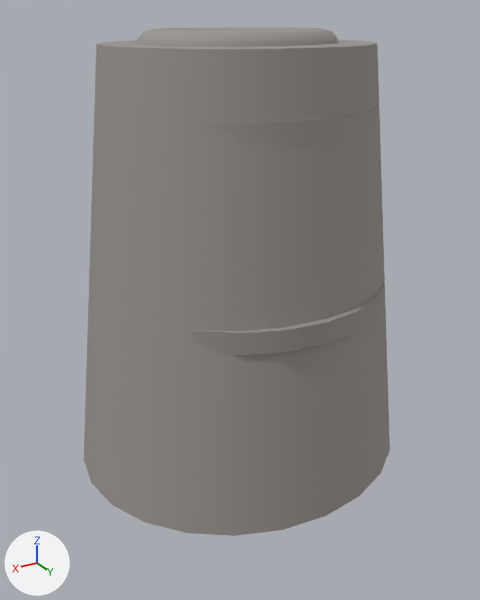
A saved change to the glTF model SeatAtTheTable/public/assets/world/people/person-parts.glb.
The view is the same before and after, from a 50 mm lens placed at (14.3, 23.8, 10.0), pointed at (0.7, 1.2, -1.3). The lights are fixed; the arrows at lower left show +X, +Y and +Z. The older version comes first. Where no turn or scale is listed for an object, it has been applied to the vertices.

In view in the first picture: 'part-top__hoodie', 'part-top__longcoat'.
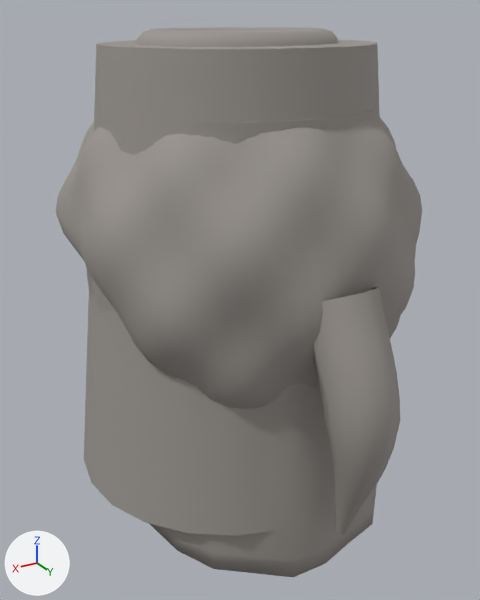
Location of each change, (x1, y1, x2, y2) in pixels of the pictures (480 x 600 px):
'part-hair__curly', added: after (56, 118, 422, 409)
'part-hair__long', added: after (86, 266, 377, 577)
'part-hair__ponytail', added: after (313, 287, 400, 535)
'part-top__longcoat', unchanged, covered by the edit: before (84, 27, 390, 536); after (84, 27, 380, 536)

Patch to the scene script:
```diff
--- a/SeatAtTheTable/public/assets/world/people/person-parts.glb.py
+++ b/SeatAtTheTable/public/assets/world/people/person-parts.glb.py
@@ mat_hair__ponytail @@
+mat_hair__ponytail = principled_material('hair__ponytail')
+mat_hair__ponytail.base_color = (0.323, 0.301, 0.279)  # grey #9a9590
+mat_hair__ponytail.roughness = 0.8
@@ mat_hair__long @@
+mat_hair__long = principled_material('hair__long')
+mat_hair__long.base_color = (0.323, 0.301, 0.279)  # grey #9a9590
+mat_hair__long.roughness = 0.8
@@ mat_hair__curly @@
+mat_hair__curly = principled_material('hair__curly')
+mat_hair__curly.base_color = (0.323, 0.301, 0.279)  # grey #9a9590
+mat_hair__curly.roughness = 0.8
@@ me_sphere_014 @@
+me_sphere_014.from_pydata(...)  # 1007 vertices, 1936 faces; spans x -6.2..6.2, y -7.6..7.6, z -8.0..8.0
+me_sphere_014.materials.append(mat_hair__ponytail)  # grey #9a9590
@@ me_sphere_010 @@
+me_sphere_010.from_pydata(...)  # 1317 vertices, 2568 faces; spans x -6.6..6.6, y -6.2..6.2, z -9.4..9.4
+me_sphere_010.materials.append(mat_hair__long)  # grey #9a9590
@@ me_sphere_011 @@
+me_sphere_011.from_pydata(...)  # 1604 vertices, 3130 faces; spans x -7.47..7.47, y -6.54..6.54, z -6.98..6.98
+me_sphere_011.materials.append(mat_hair__curly)  # grey #9a9590
@@ ob_part_hair__ponytail @@
+ob_part_hair__ponytail = bpy.data.objects.new('part-hair__ponytail', me_sphere_014)
+ob_part_hair__ponytail.location = (-0.01, 2.38, -1.05)
@@ ob_part_hair__long @@
+ob_part_hair__long = bpy.data.objects.new('part-hair__long', me_sphere_010)
+ob_part_hair__long.location = (0.0, 0.93, -2.06)
@@ ob_part_hair__curly @@
+ob_part_hair__curly = bpy.data.objects.new('part-hair__curly', me_sphere_011)
+ob_part_hair__curly.location = (-0.14, 1.06, 1.86)
```
